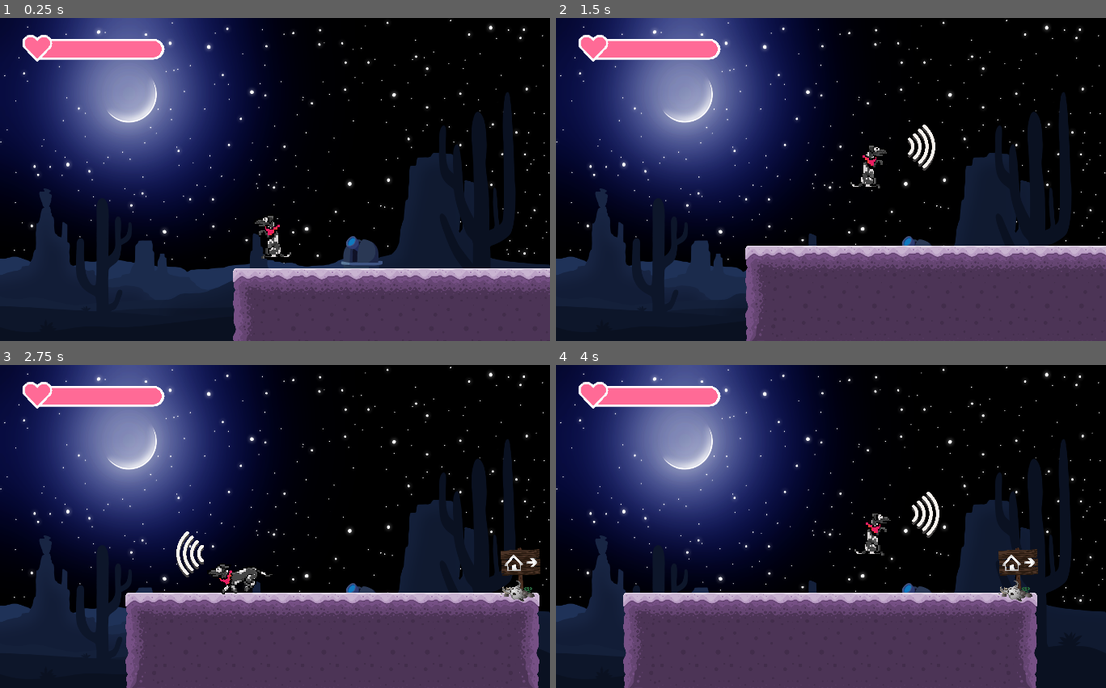
Above: before the commit, frames 1-4 (two rows, left to right).
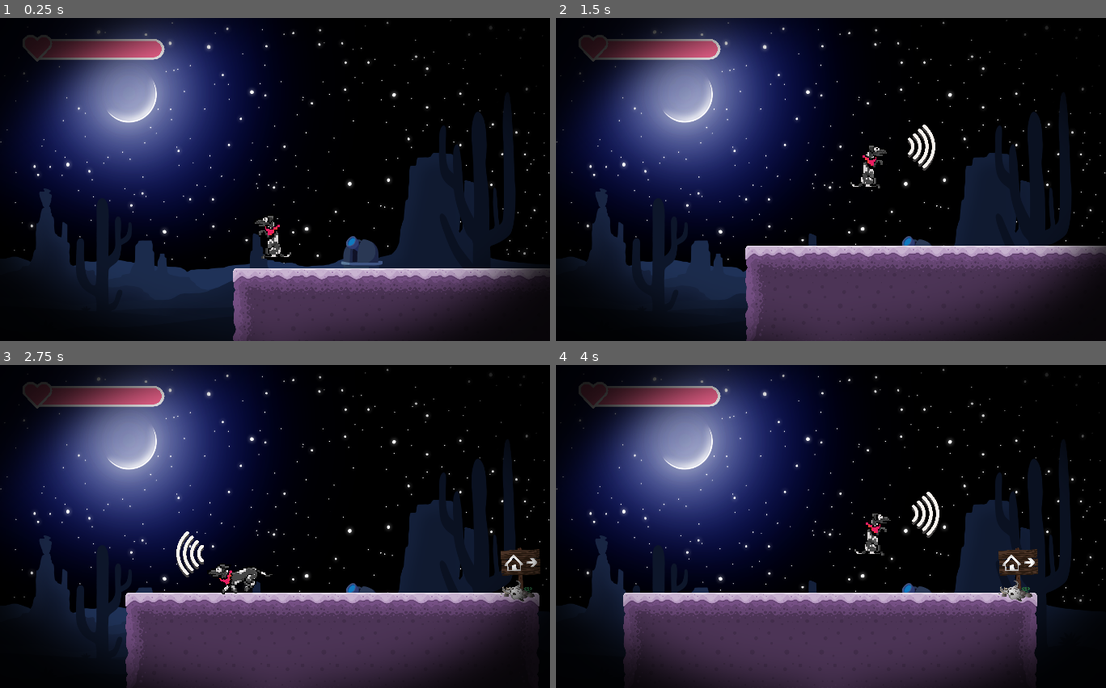
Above: after the commit, the same moments.

Repository: pabtorres/take-me-hoom
Game: Godot game, scene res://scenes/DesertNight.tscn
Two runs of this game, one before a commit and one after it. Both use one fixed random seed, a clock stepped at 60 frames per second and the inputs below. This scene is started directly instead of the project's main scene.
Inputs:
- Up to frame 1 (0.25 s): no input
- Up to frame 2 (1.5 s): hold B (attack1) 0.53-1.28 s; hold Right (right1) from 0.53 s (still down); tap Space (jump1) at 0.77 s; tap S (awake) at 1.35 s
- Up to frame 3 (2.75 s): tap Space (jump1) at 1.52 s; release Right (right1) at 2.03 s; hold Left (left1) from 2.03 s (still down); tap Up (big) at 2.1 s
- Up to frame 4 (4 s): release Left (left1) at 2.78 s; hold Right (right1) from 2.78 s (still down); tap P (dark_place) at 2.85 s; tap Space (jump1) at 3.02, 3.77 s; hold E (left2) from 3.53 s (still down)

The runs differ from the first frame. In frame 1, 17% of the frame differs, in the area x 0-100%, y 0-100%; in frame 2, 18%; in frame 3, 19%; in frame 4, 19%.

Commit message:
night filter

Diff:
--- a/scenes/DesertNight.tscn
+++ b/scenes/DesertNight.tscn
@@ -7,6 +7,7 @@
 [ext_resource path="res://scenes/CircleFader.tscn" type="PackedScene" id=5]
 [ext_resource path="res://sprites/backgrounds/Landscape 2.png" type="Texture" id=6]
 [ext_resource path="res://scenes/Ticket.tscn" type="PackedScene" id=7]
+[ext_resource path="res://scenes/NightMode.tscn" type="PackedScene" id=8]
 [ext_resource path="res://scenes/JumpPowerUp.tscn" type="PackedScene" id=9]
 [ext_resource path="res://scenes/fox.tscn" type="PackedScene" id=10]
 [ext_resource path="res://scenes/Enemy.tscn" type="PackedScene" id=23]
@@ -241,3 +242,5 @@
 
 [node name="Fox3" parent="." instance=ExtResource( 10 )]
 position = Vector2( 2214.7, 75.603 )
+
+[node name="NightMode" parent="." instance=ExtResource( 8 )]
--- /dev/null
+++ b/scenes/NightMode.tscn
@@ -0,0 +1,15 @@
+[gd_scene load_steps=2 format=2]
+
+[ext_resource path="res://sprites/backgrounds/vignette.png" type="Texture" id=1]
+
+[node name="NightMode" type="CanvasLayer"]
+
+[node name="TextureRect" type="TextureRect" parent="."]
+modulate = Color( 0.22, 0.13, 0.41, 0.89 )
+margin_right = 341.0
+margin_bottom = 203.0
+texture = ExtResource( 1 )
+expand = true
+__meta__ = {
+"_edit_use_anchors_": false
+}
--- a/scenes/Player1.tscn
+++ b/scenes/Player1.tscn
@@ -1,9 +1,10 @@
-[gd_scene load_steps=16 format=2]
+[gd_scene load_steps=17 format=2]
 
 [ext_resource path="res://sprites/player/wave.png" type="Texture" id=1]
 [ext_resource path="res://sprites/player/doggo_scarf.png" type="Texture" id=2]
 [ext_resource path="res://scripts/Player1.gd" type="Script" id=3]
 [ext_resource path="res://scenes/CircleFader.tscn" type="PackedScene" id=4]
+[ext_resource path="res://sprites/backgrounds/vignette.png" type="Texture" id=5]
 
 [sub_resource type="CircleShape2D" id=1]
 radius = 20.9649
@@ -175,6 +176,9 @@
 
 [node name="CanvasLayer" parent="Camera2D" instance=ExtResource( 4 )]
 
+[node name="Sprite" type="Sprite" parent="Camera2D"]
+texture = ExtResource( 5 )
+
 [node name="AnimationPlayer" type="AnimationPlayer" parent="."]
 anims/Bark = SubResource( 3 )
 anims/Death = SubResource( 4 )
Not shown: 1 places in scenes/DesertNight.tscn that only renumber resources
Binary file added: sprites/backgrounds/vignette.png
Not shown, added: sprites/backgrounds/vignette.png.import
